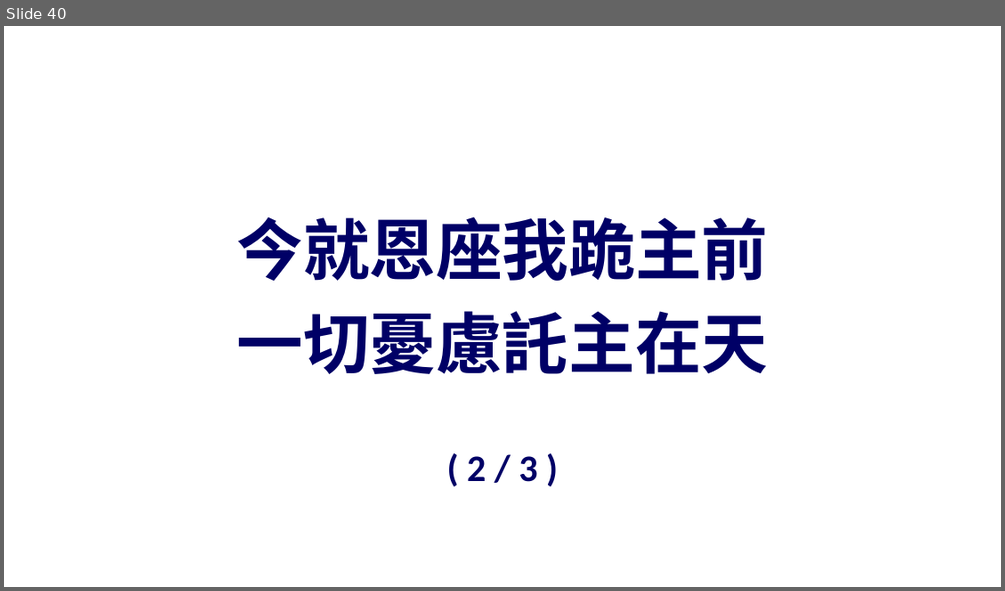
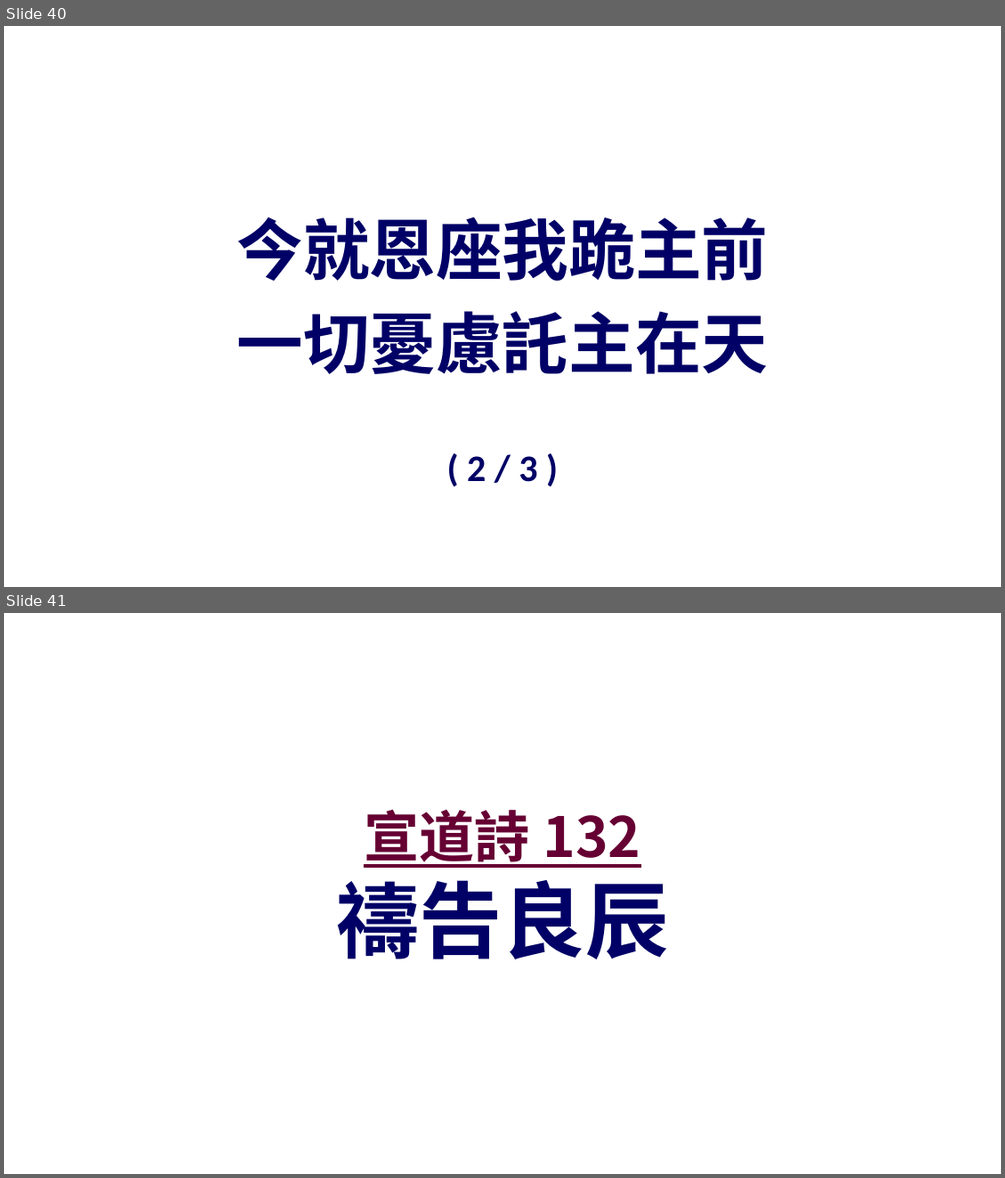
Before and after one commit to batisuoc/prayermeeting, a slide deck: 2025/01月/01-01-2025.pptx. Shown one above the other, each under a label of ours: slide 40 before the commit, slides 40 and 41 after it. The pictures are 1005x591 and 1005x1178 pixels, drawn with LibreOffice and Linux fonts; fonts in the diff are those of the drawing; background and template pictures are left out. Boxes give left, top, right and bottom in pixels: in the first picture for what was removed or moved away, otherwise in the second. Text is boxed around its words. In the diff, an @@ line names an element or a change of style, - is before the commit and + after.

```diff
--- a/2025/01月/01-01-2025.pptx
+++ b/2025/01月/01-01-2025.pptx
@@ slide 41 added at (x1=4, y1=613, x2=1001, y2=1174), background picture (left out) @@
@@ title added at (x1=336, y1=810, x2=668, y2=959), 53.3 pt, text #660033, bold, underline @@
+宣道詩 132
+禱告良辰
```
Also in this commit, not shown: 2 other slides added.
